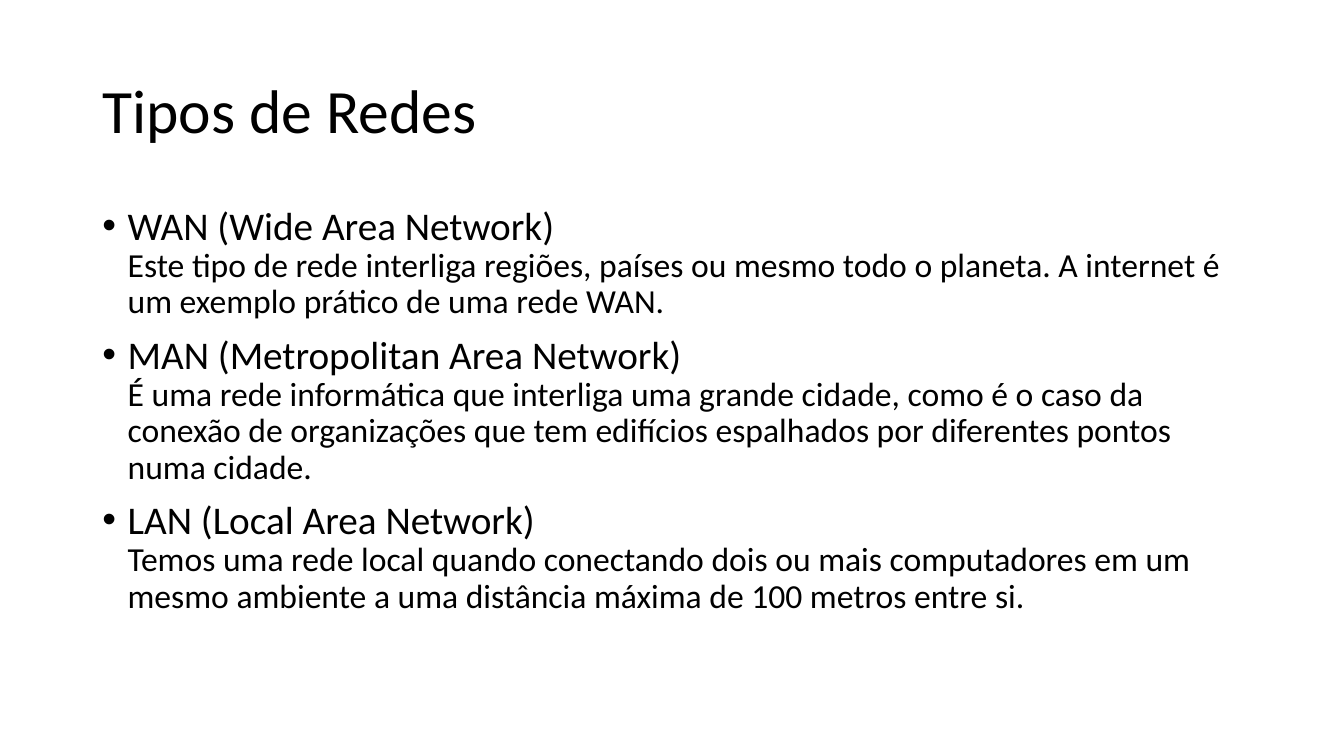
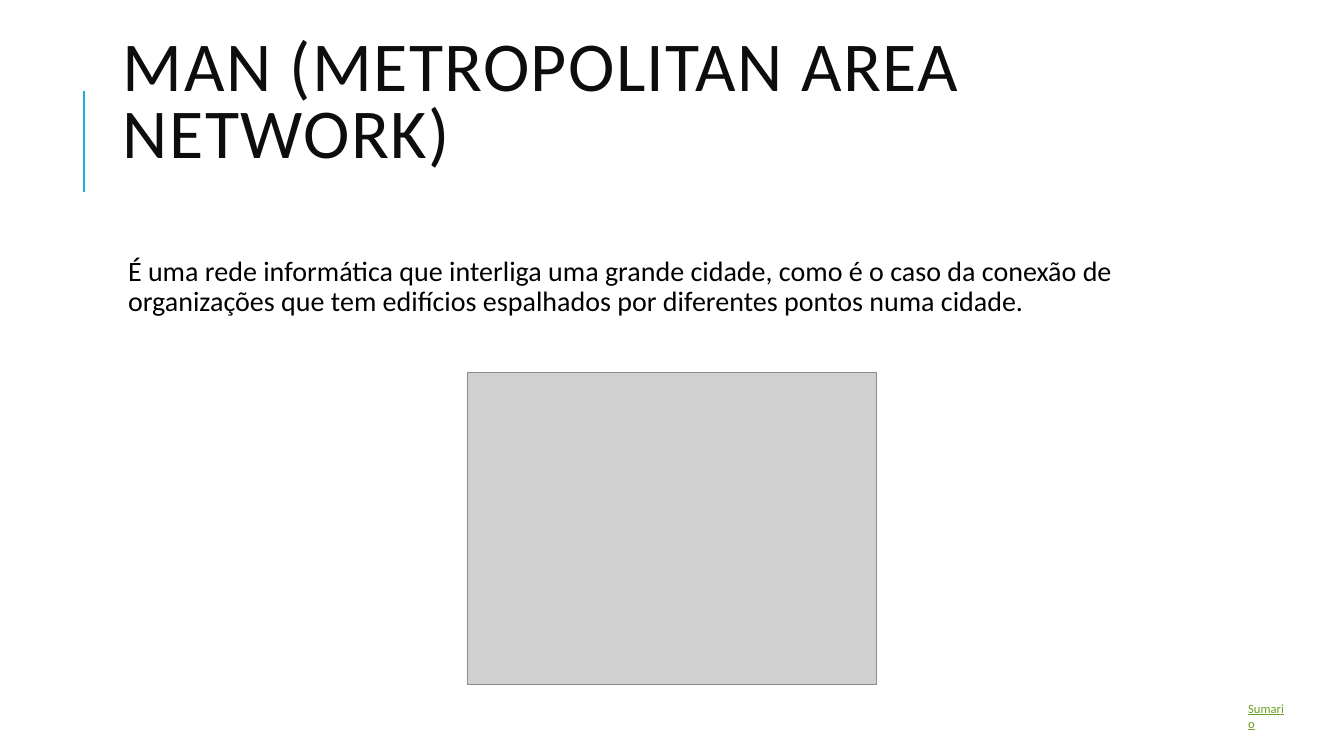
Before and after one commit to nunojmsantos/xunil, a slide deck: slide 5 of Conexões de Rede.pptx (slide 3 before the commit). Drawn at 1344x756 pixels with LibreOffice and Linux fonts; fonts in the diff are those of the drawing; grey boxes stand for pictures. Boxes give left, top, right and bottom in pixels: in the first picture for what was removed or moved away, otherwise in the second. Text is boxed around its words. In the diff, an @@ line names an element or a change of style, - is before the commit and + after.

```diff
--- a/Conexões de Rede.pptx
+++ b/Conexões de Rede.pptx
@@ title added at (123,40,959,168), 50 pt, text #0D0D0D @@
+MAN (METROPOLITAN AREA NETWORK)
@@ line added from (84, 192) to (84, 91), #1CADE4 1.5 pt @@
@@ title removed at (102,90,476,143) @@
-Tipos de Redes
@@ text at (128,258,1112,316): text changed; size 24 to 20 pt @@
-• WAN (Wide Area Network)
-  Este tipo de rede interliga regiões, países ou mesmo todo o planeta. A internet é um exemplo prático de uma rede WAN.
-• MAN (Metropolitan Area Network)
-  É uma rede informática que interliga uma grande cidade, como é o caso da conexão de organizações que tem edifícios espalhados por diferentes pontos numa cidade.
-• LAN (Local Area Network)
-  Temos uma rede local quando conectando dois ou mais computadores em um mesmo ambiente a uma distância máxima de 100 metros entre si.
+  É uma rede informática que interliga uma grande cidade, como é o caso da conexão de organizações que tem edifícios espalhados por diferentes pontos numa cidade.
@@ picture added at (468,373,876,685) @@
@@ text added at (1238,696,1300,721), 9 pt, text #6B9F25, underline @@
+Sumario
```
Also in this commit, not shown: 10 other slides changed, 4 slides added, 1 other file.
